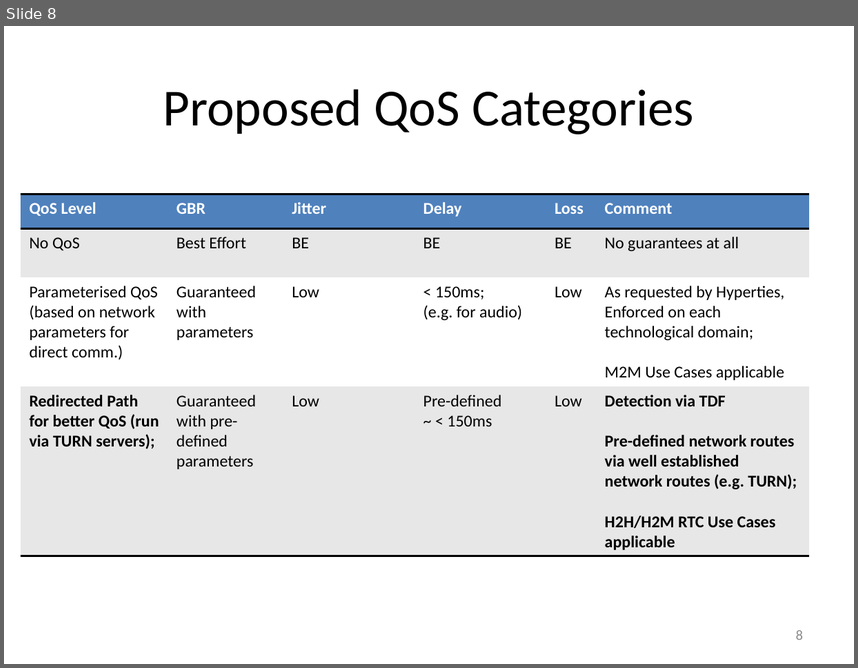
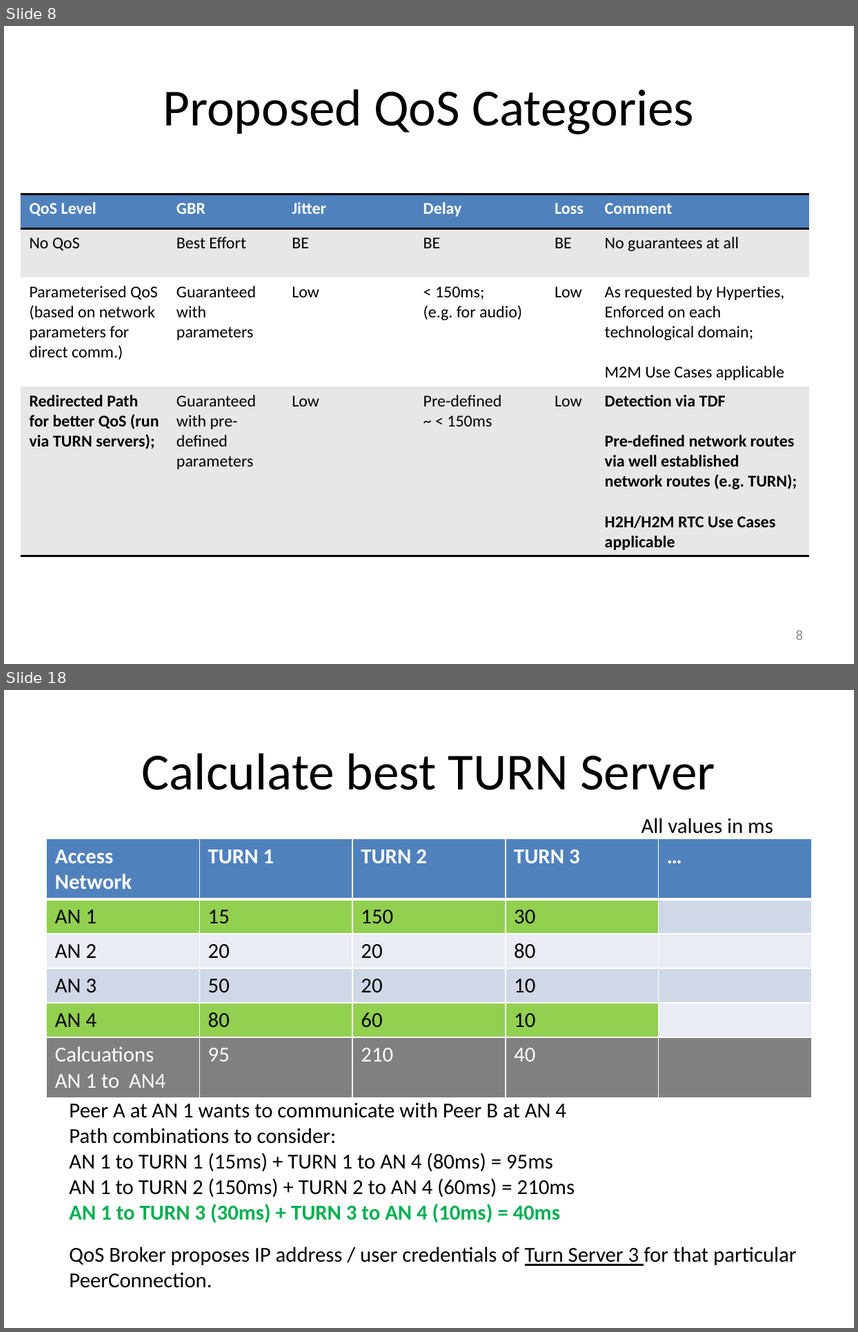
Before and after one commit to reTHINK-project/core-framework, a slide deck: docs/meetings/WP3.3/architectures_solutions_new.pptx. Shown one above the other, each under a label of ours: slide 8 before the commit, slides 8 and 18 after it; the slides between them are not shown. The pictures are 858x668 and 858x1332 pixels, drawn with LibreOffice and Linux fonts; fonts in the diff are those of the drawing. Boxes give left, top, right and bottom in pixels: in the first picture for what was removed or moved away, otherwise in the second. Text is boxed around its words. In the diff, an @@ line names an element or a change of style, - is before the commit and + after.

Commit message:
Metric Discussion for feasible TURN Services

```diff
--- a/docs/meetings/WP3.3/architectures_solutions_new.pptx
+++ b/docs/meetings/WP3.3/architectures_solutions_new.pptx
@@ slide 18 added at (4, 690, 854, 1328), background #FFFFFF @@
@@ title added at (142, 753, 715, 790), 44 pt, text #000000 @@
+Calculate best TURN Server
@@ text added at (642, 818, 773, 834), 18 pt, text #000000 @@
+All values in ms
@@ table added at (47, 839, 811, 1096), 6 rows, 5 columns @@
+Access Network | TURN 1 | TURN 2 | TURN 3 | …
+AN 1 | 15 | 150 | 30 | 
+AN 2 | 20 | 20 | 80 | 
+AN 3 | 50 | 20 | 10 | 
+AN 4 | 80 | 60 | 10 | 
+Calcuations AN 1 to AN4 | 95 | 210 | 40 | 
@@ text added at (69, 1102, 575, 1223), 18 pt, text #000000 @@
+Peer A at AN 1 wants to communicate with Peer B at AN 4
+Path combinations to consider:
+AN 1 to TURN 1 (15ms) + TURN 1 to AN 4 (80ms) = 95ms
+AN 1 to TURN 2 (150ms) + TURN 2 to AN 4 (60ms) = 210ms
+AN 1 to TURN 3 (30ms) + TURN 3 to AN 4 (10ms) = 40ms
@@ text added at (69, 1246, 796, 1288), 18 pt, text #000000 @@
+QoS Broker proposes IP address / user credentials of Turn Server 3 for that particular PeerConnection.
```
Also in this commit, not shown: 11 other slides added.
